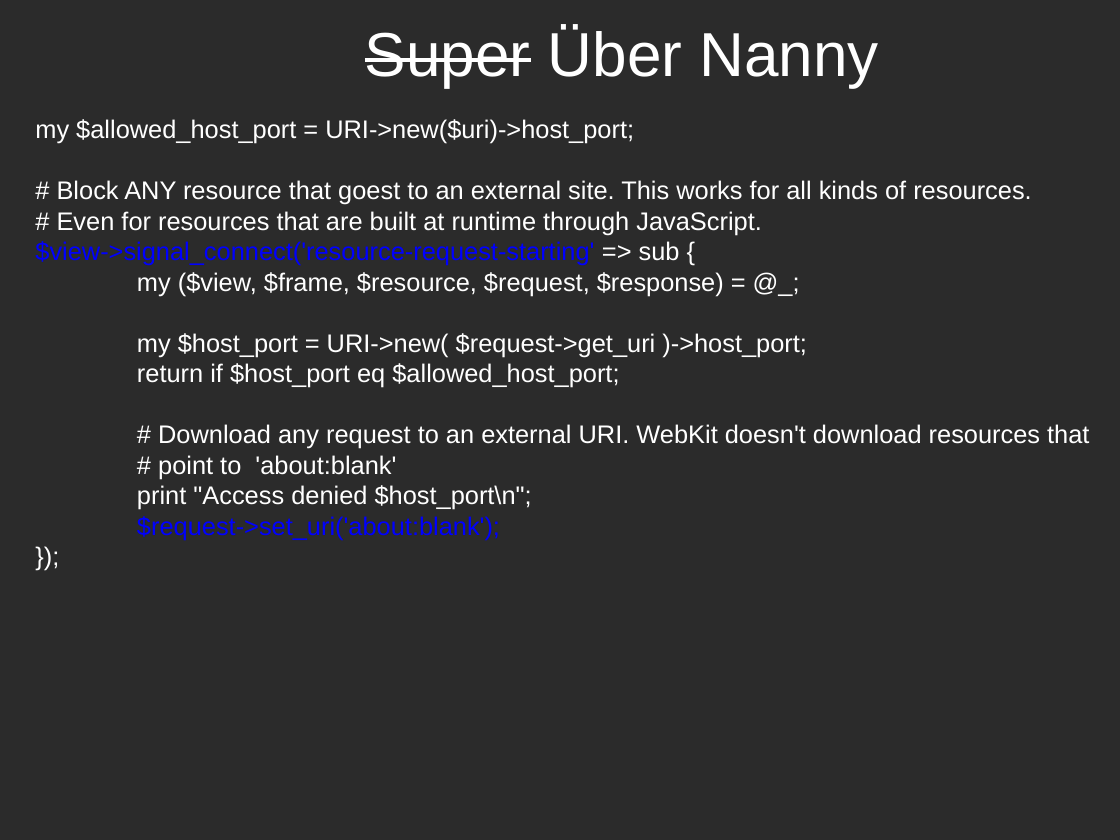
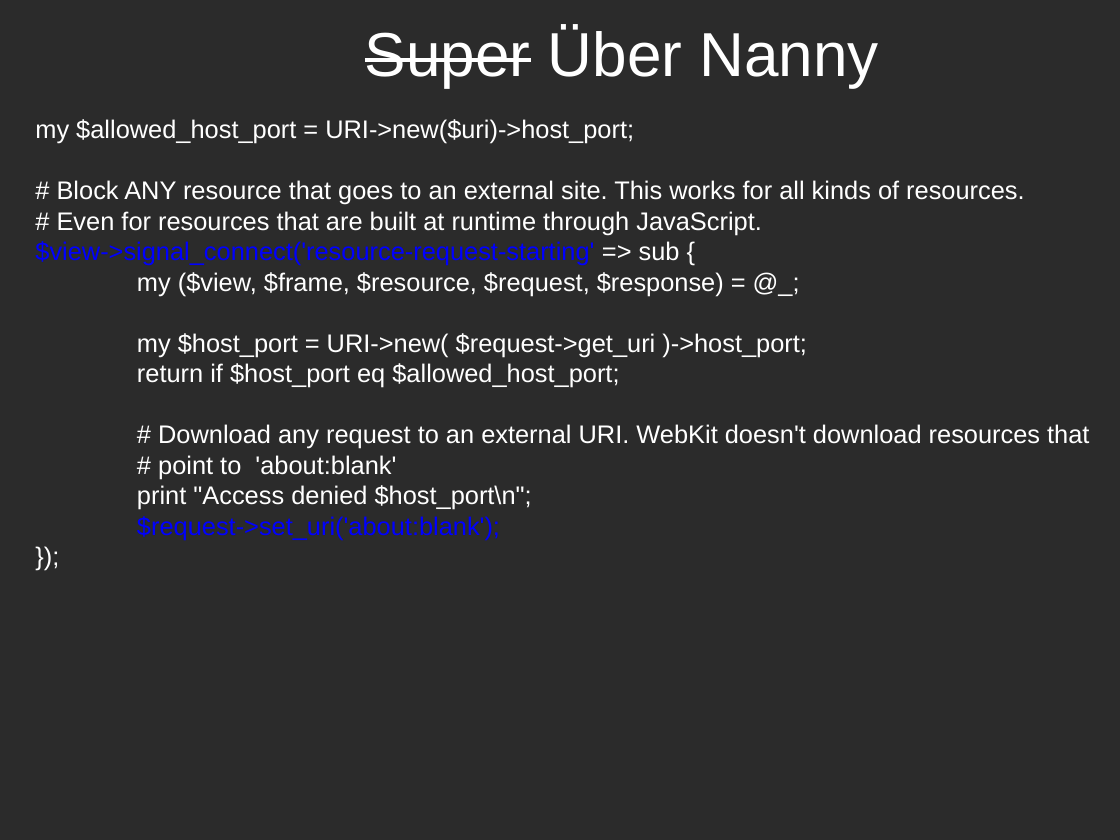
Before and after one commit to potyl/Webkit, a slide deck: slide 22 of WebKit-en.odp. Drawn at 1120x840 pixels with LibreOffice and Linux fonts; fonts in the diff are those of the drawing; background and template pictures are left out; a plain dark background stands for a picture behind light text. Boxes give left, top, right and bottom in pixels: in the first picture for what was removed or moved away, otherwise in the second. Text is boxed around its words. In the diff, an @@ line names an element or a change of style, - is before the commit and + after.

```diff
--- a/WebKit-en.odp
+++ b/WebKit-en.odp
@@ text at <box>57,180,1024,205</box>: text changed @@
-# Block ANY resource that goest to an external site. This works for all kinds of resources.
+# Block ANY resource that goes to an external site. This works for all kinds of resources.
```
Also in this commit, not shown: 1 slide added.
